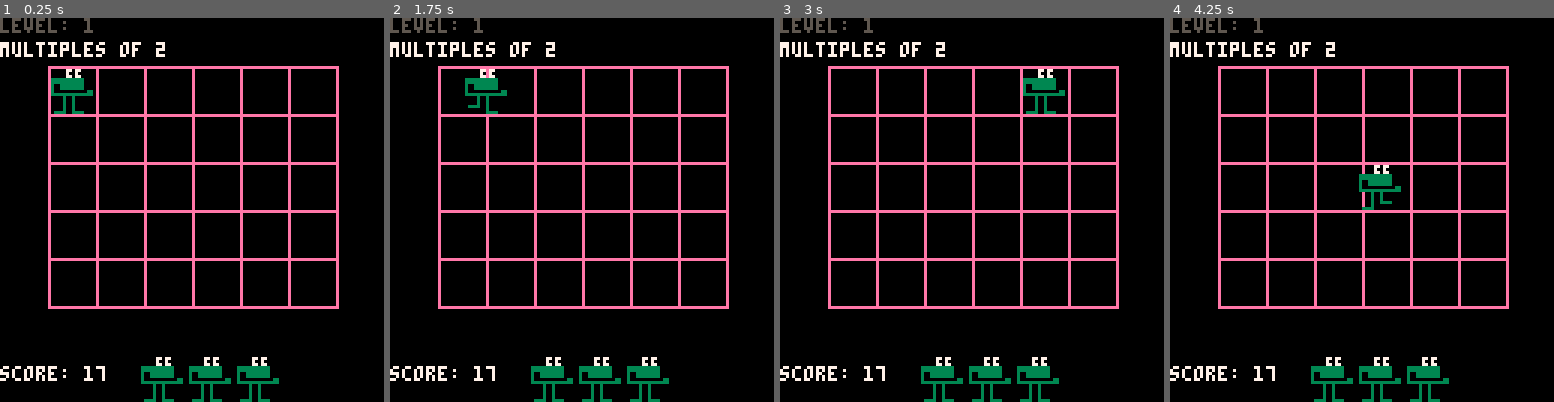
Above: before the commit, frames 1-4 (left to right).
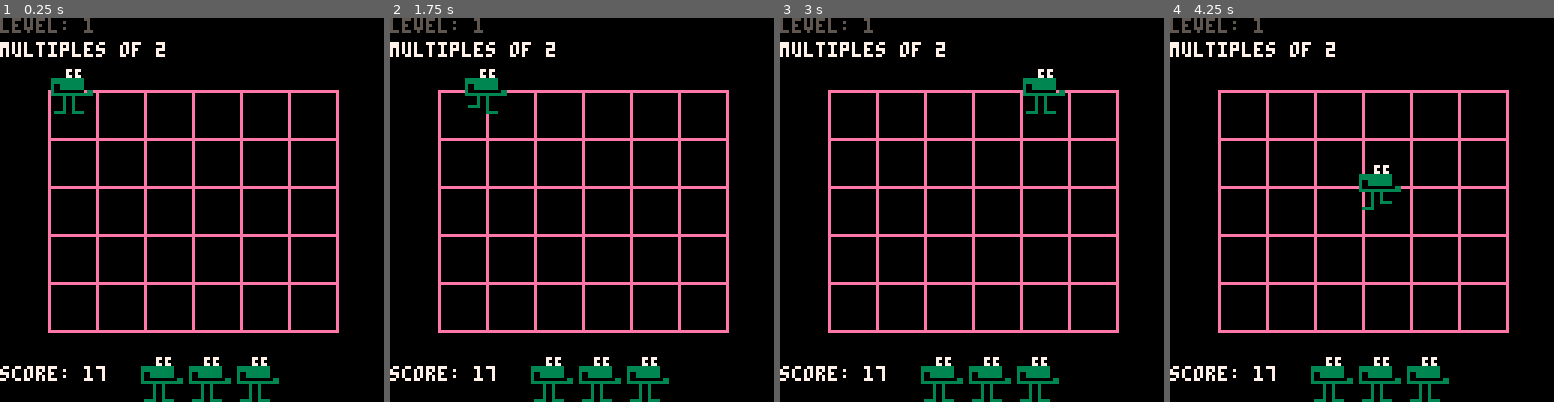
Above: after the commit, the same moments.

Repository: m4thpro/nl
Game: PICO-8 cartridge nl.p8
The game is run twice, just before and just after one commit, with the same random seed, the same clock (stepped at 60 frames per second) and the same inputs.
Inputs:
- Up to frame 1 (0.25 s): no input
- Up to frame 2 (1.75 s): hold Right from 1.6 s (still down)
- Up to frame 3 (3 s): release Right at 2.1 s; hold Up 2.15-2.42 s; hold Right from 2.47 s (still down)
- Up to frame 4 (4.25 s): release Right at 3.03 s; hold Left 3.08-3.58 s; hold Down 3.63-3.97 s; hold Right from 4.02 s (still down)

The runs differ from the first frame. In frame 1, 7.2% of the frame differs, in the area x 12-89%, y 12-83%; in frame 2, 7.2%; in frame 3, 7.2%; in frame 4, 7.2%.

Commit message:
move board down

Diff:
--- a/nl.p8
+++ b/nl.p8
@@ -131,12 +131,13 @@
 __map__
 0f0f0f0f0f0f0f0f0f0f0f0f0f0f0f0f00000000000000000000000000000000000000000000000000000000000000000000000000000000000000000000000000000000000000000000000000000000000000000000000000000000000000000000000000000000000000000000000000000000000000000000000000000000
 0f0f0f0f0f0f0f0f0f0f0f0f0f0f0f0f00000000000000000000000000000000000000000000000000000000000000000000000000000000000000000000000000000000000000000000000000000000000000000000000000000000000000000000000000000000000000000000000000000000000000000000000000000000
-0f0f0d0e0d0e0d0e0d0e0d0e0d0e1d0f0f0f0f0f0f0000000000000000000000000000000000000000000000000000000000000000000000000000000000000000000000000000000000000000000000000000000000000000000000000000000000000000000000000000000000000000000000000000000000000000000000
+0f0f0f0f0f0f0f0f0f0f0f0f0f0f0f0f0f0f0f0f0f0000000000000000000000000000000000000000000000000000000000000000000000000000000000000000000000000000000000000000000000000000000000000000000000000000000000000000000000000000000000000000000000000000000000000000000000
+0f0f0d0e0d0e0d0e0d0e0d0e0d0e1d0f00000000000000000000000000000000000000000000000000000000000000000000000000000000000000000000000000000000000000000000000000000000000000000000000000000000000000000000000000000000000000000000000000000000000000000000000000000000
 0f0f1d0f1d0f1d0f1d0f1d0f1d0f1d0f00000000000000000000000000000000000000000000000000000000000000000000000000000000000000000000000000000000000000000000000000000000000000000000000000000000000000000000000000000000000000000000000000000000000000000000000000000000
 0f0f0d0e0d0e0d0e0d0e0d0e0d0e1d0f00000000000000000000000000000000000000000000000000000000000000000000000000000000000000000000000000000000000000000000000000000000000000000000000000000000000000000000000000000000000000000000000000000000000000000000000000000000
 0f0f1d0f1d0f1d0f1d0f1d0f1d0f1d0f00000000000000000000000000000000000000000000000000000000000000000000000000000000000000000000000000000000000000000000000000000000000000000000000000000000000000000000000000000000000000000000000000000000000000000000000000000000
 0f0f0d0e0d0e0d0e0d0e0d0e0d0e1d0f00000000000000000000000000000000000000000000000000000000000000000000000000000000000000000000000000000000000000000000000000000000000000000000000000000000000000000000000000000000000000000000000000000000000000000000000000000000
-0f0f1d0f1d0f1d0f1d0f1d0f1d0f1d0f00000000000000000000000000000000000000000000000000000000000000000000000000000000000000000000000000000000000000000000000000000000000000000000000000000000000000000000000000000000000000000000000000000000000000000000000000000000
+0f0f1d0f1d0f1d0f1d0f1d0f1d0f1d0000000000000000000000000000000000000000000000000000000000000000000000000000000000000000000000000000000000000000000000000000000000000000000000000000000000000000000000000000000000000000000000000000000000000000000000000000000000
 00000d0e0d0e0d0e0d0e0d0e0d0e1d0000000000000000000000000000000000000000000000000000000000000000000000000000000000000000000000000000000000000000000000000000000000000000000000000000000000000000000000000000000000000000000000000000000000000000000000000000000000
 00001d0f1d0f1d0f1d0f1d0f1d0f1d0000000000000000000000000000000000000000000000000000000000000000000000000000000000000000000000000000000000000000000000000000000000000000000000000000000000000000000000000000000000000000000000000000000000000000000000000000000000
 00000d0e0d0e0d0e0d0e0d0e0d0e1d0000000000000000000000000000000000000000000000000000000000000000000000000000000000000000000000000000000000000000000000000000000000000000000000000000000000000000000000000000000000000000000000000000000000000000000000000000000000
